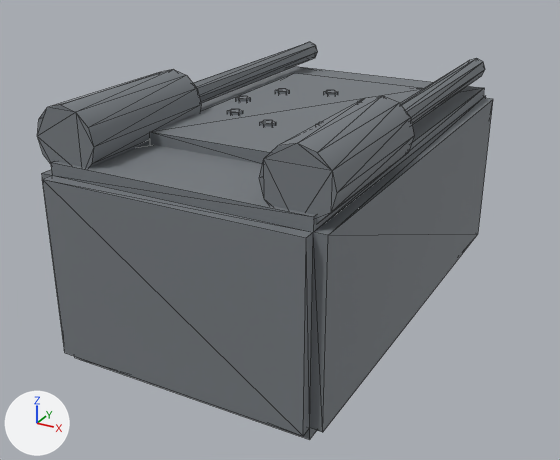
A saved change to the glTF model prototype/assets/models/parts/hvm_body.glb.
The view is the same before and after, from a 50 mm camera at (0.447, -0.87, 0.497) aimed at (-0.017, -0.027, 0.075). Every picture has the same lights, and +X, +Y and +Z are marked at lower left. The first picture is the older version. Mesh edges are drawn as thin lines. Vertices at exactly the same position are counted once.

Script lines for the objects in view, before the commit:
```python
me_hvm_body_mesh = bpy.data.meshes.new('hvm_body_mesh')
me_hvm_body_mesh.from_pydata(...)  # 288 vertices, 492 faces; spans x -0.18..0.18, y -0.3..0.3, z -0.09..0.29
me_hvm_body_mesh.materials.append(mat_hvm_body_mat)  # grey #81868b
ob_hvm_body = bpy.data.objects.new('hvm_body', me_hvm_body_mesh)
ob_hvm_body.location = (0.0, 0.0, 0.0)
```
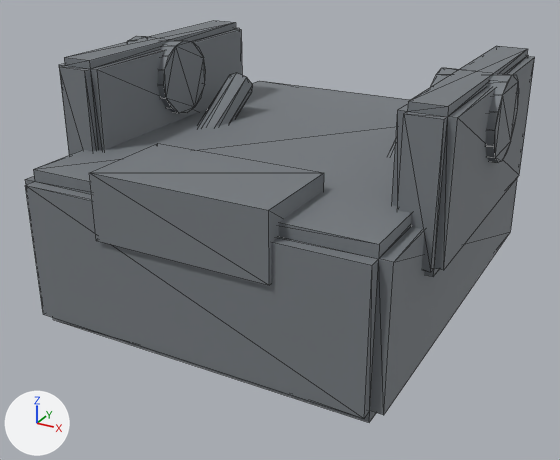
The change, as a list of edits to the scene's bpy script:
```text
Change me_hvm_body_mesh:
    used by ob_hvm_body; location = (0.0, 0.0, 0.0)
    remove me_hvm_body_mesh.from_pydata(...)  # 288 vertices, 492 faces; spans x -0.18..0.18, y -0.3..0.3, z -0.09..0.29
    add me_hvm_body_mesh.from_pydata(...)  # 200 vertices, 368 faces; spans x -0.26..0.26, y -0.28..0.275, z 0.0..0.31
    me_hvm_body_mesh part 1: a new loose piece, a 16-sided cylinder along x spanning x -0.26..-0.18, y -0.05..0.05, z 0.21..0.31, in mat_hvm_body_mat (grey #81868b)
    me_hvm_body_mesh part 2: a new loose piece, a 16-sided cylinder along x spanning x 0.18..0.26, y -0.05..0.05, z 0.21..0.31, in mat_hvm_body_mat (grey #81868b)
    me_hvm_body_mesh part 3: a new loose piece, a box spanning x -0.11..0.11, y -0.28..-0.16, z 0.14..0.22, in mat_hvm_body_mat (grey #81868b)
    me_hvm_body_mesh part 4: the loose piece of 32 vertices spanning x -0.175..0.175, y -0.3..0.3, z -0.025..0.225 is rebuilt with 32 vertices and now spans x -0.23..0.23, y -0.275..0.275, z 0.0..0.2
    me_hvm_body_mesh part 5: a new loose piece of 32 vertices spanning x -0.25..-0.19, y -0.175..0.175, z 0.13..0.31, in mat_hvm_body_mat (grey #81868b)
    me_hvm_body_mesh part 6: a new loose piece of 32 vertices spanning x 0.19..0.25, y -0.175..0.175, z 0.13..0.31, in mat_hvm_body_mat (grey #81868b)
    me_hvm_body_mesh part 7: a new loose piece of 16 vertices spanning x -0.16..-0.12, y -0.19..0.09, z 0.063..0.257, in mat_hvm_body_mat (grey #81868b)
    me_hvm_body_mesh part 8: a new loose piece of 16 vertices spanning x 0.12..0.16, y -0.19..0.09, z 0.063..0.257, in mat_hvm_body_mat (grey #81868b)
    me_hvm_body_mesh part 9: 16 loose pieces with 192 vertices, spanning x -0.18..0.18, y -0.28..0.18, z -0.09..0.29, are deleted
    me_hvm_body_mesh part 10
    64 vertices are removed from x -0.159..0.159, y -0.136..0.3, z -0.063..0.265
    112 faces are deleted
```

Pixel boxes [x1, y1, x2, y2] of what changed, in the pictures (560 x 460 px):
'hvm_body', reshaped (12% wider)
    before: [37, 42, 493, 440]
    after: [25, 21, 535, 422]
part 1 of me_hvm_body_mesh, added
    after: [127, 36, 206, 113]
part 2 of me_hvm_body_mesh, added
    after: [431, 68, 519, 163]
part 3 of me_hvm_body_mesh, added
    after: [89, 143, 324, 285]
part 4 of me_hvm_body_mesh, rebuilt (9% wider, 9% shorter)
    before: [42, 67, 493, 440]
    after: [25, 81, 518, 422]
part 5 of me_hvm_body_mesh, added
    after: [59, 21, 242, 155]
part 6 of me_hvm_body_mesh, added
    after: [392, 46, 535, 277]
part 7 of me_hvm_body_mesh, added
    after: [198, 73, 253, 128]
part 8 of me_hvm_body_mesh, added (mostly hidden)
    after: [389, 140, 396, 158]
part 9 of me_hvm_body_mesh, deleted
    before: [37, 69, 424, 224]
part 10 of me_hvm_body_mesh, deleted
    before: [193, 42, 485, 125]
